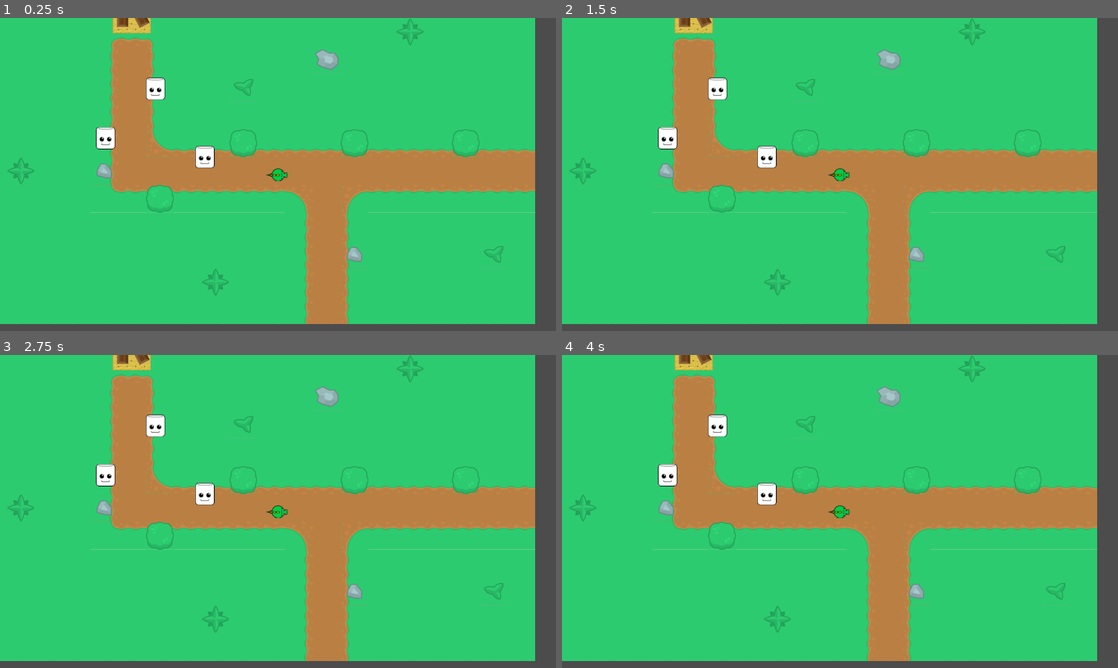
Above: before the commit, frames 1-4 (two rows, left to right).
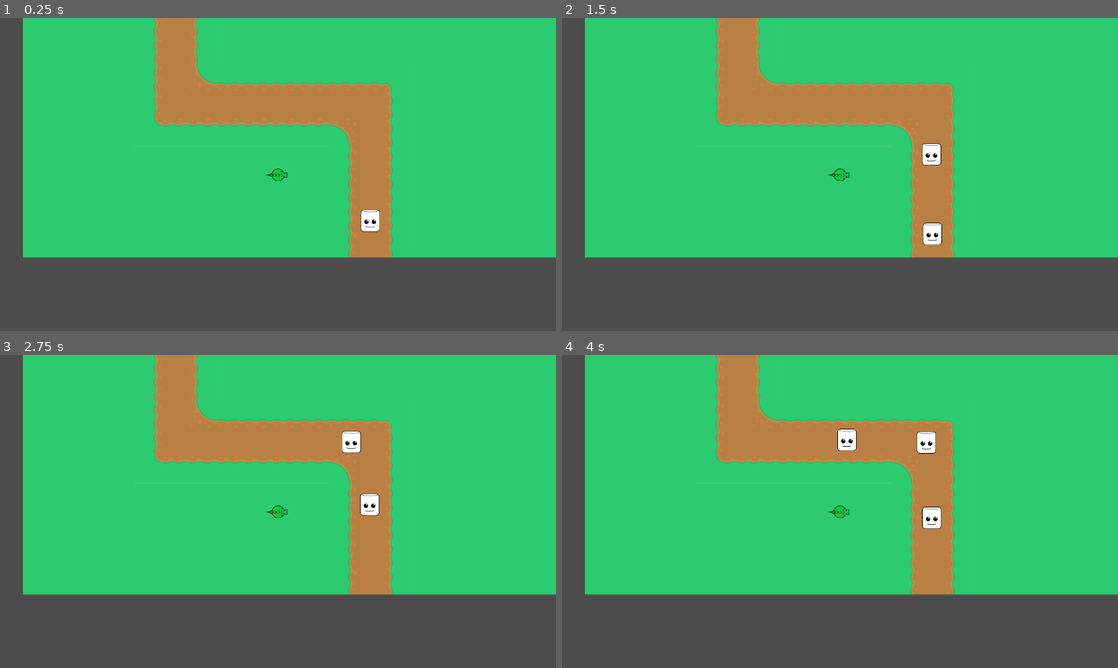
Above: after the commit, the same moments.

Repository: vazquezj/C220_Smores
Game: Godot game, scene res://Main.tscn
The game is run twice, just before and just after one commit, with the same random seed, the same clock (stepped at 60 frames per second) and the same inputs.
Inputs:
- Up to frame 1 (0.25 s): no input
- Up to frame 2 (1.5 s): hold D (player_right) 0.53-1.28 s; hold Space (flame) 0.53-1.28 s; hold S (player_down) from 1.28 s (still down); tap Space (flame) at 1.35 s
- Up to frame 3 (2.75 s): release S (player_down) at 2.03 s; hold D (player_right) from 2.03 s (still down); hold Space (flame) from 2.03 s (still down)
- Up to frame 4 (4 s): release D (player_right) at 2.78 s; release Space (flame) at 2.78 s; hold W (player_up) 2.78-3.53 s; tap Space (flame) at 2.85 s; hold A (player_left) from 3.53 s (still down); hold Space (flame) from 3.53 s (still down)

The runs differ from the first frame. In frame 1, 51% of the frame differs, in the area x 0-100%, y 0-98%; in frame 2, 51%; in frame 3, 51%; in frame 4, 51%.
Error before the commit: Invalid set index 'rotation_deg' (on base: 'KinematicBody2D (Player.gd)') with value of type 'int'. (res://Player.gd:17)
Error after the commit: Invalid set index 'rotation_deg' (on base: 'KinematicBody2D (Player.gd)') with value of type 'int'. (res://Player.gd:12)

Commit message:
10-29-17 Milestone 2

Diff:
--- a/Main.tscn
+++ b/Main.tscn
@@ -1,39 +1,59 @@
-[gd_scene load_steps=10 format=2]
+[gd_scene load_steps=16 format=2]
 
 [ext_resource path="res://graphics/environment_tiles.tres" type="TileSet" id=1]
 [ext_resource path="res://Player.gd" type="Script" id=2]
 [ext_resource path="res://graphics/dragon.png" type="Texture" id=3]
 [ext_resource path="res://graphics/flame.png" type="Texture" id=4]
 [ext_resource path="res://Graphics/grahamChoc.png" type="Texture" id=5]
-[ext_resource path="res://Marshmallow.tscn" type="PackedScene" id=6]
+[ext_resource path="res://Marshmellow.gd" type="Script" id=6]
+[ext_resource path="res://Graphics/marshmallowSkin.png" type="Texture" id=7]
+[ext_resource path="res://Graphics/marshmallowFaces.png" type="Texture" id=8]
+[ext_resource path="res://Spawn.gd" type="Script" id=9]
 
 [sub_resource type="CircleShape2D" id=1]
 
 custom_solver_bias = 0.0
 radius = 14.9518
 
-[sub_resource type="Animation" id=2]
-
-resource_name = "flame"
-length = 0.5
-loop = true
-step = 0.05
+[sub_resource type="RectangleShape2D" id=3]
+
+custom_solver_bias = 0.0
+extents = Vector2( 10, 10 )
+
+[sub_resource type="RectangleShape2D" id=7]
+
+custom_solver_bias = 0.0
+extents = Vector2( 10, 10 )
+
+[sub_resource type="Curve2D" id=8]
+
+bake_interval = 5.0
+_data = {
+"points": PoolVector2Array( 0, 0, 0, 0, 799.59, 713.561, 0, 0, 0, 0, 796.24, 418.281, 0, 0, 0, 0, 355.478, 404.678, 0, 0, 0, 0, 350.037, 153.009 )
+}
+
+[sub_resource type="RectangleShape2D" id=9]
+
+custom_solver_bias = 0.0
+extents = Vector2( 10, 10 )
+
+[sub_resource type="Animation" id=10]
+
+resource_name = "MarshmallowPathFollowAnim"
+length = 8.0
+loop = false
+step = 0.1
 tracks/0/type = "value"
-tracks/0/path = NodePath("Flame/FlameSprite:frame")
+tracks/0/path = NodePath(".:unit_offset")
 tracks/0/interp = 1
 tracks/0/loop_wrap = true
 tracks/0/imported = false
 tracks/0/keys = {
-"times": PoolRealArray( 0, 0.25, 0.5 ),
-"transitions": PoolRealArray( 1, 1, 1 ),
-"update": 1,
-"values": [ 0, 1, 0 ]
-}
-
-[sub_resource type="RectangleShape2D" id=4]
-
-custom_solver_bias = 0.0
-extents = Vector2( 10, 10 )
+"times": PoolRealArray( 0, 8 ),
+"transitions": PoolRealArray( 1, 1 ),
+"update": 0,
+"values": [ 0.0, 0.99 ]
+}
 
 [node name="Main" type="Node"]
 
@@ -53,7 +73,7 @@
 collision_layer = 1
 collision_mask = 1
 occluder_light_mask = 1
-tile_data = PoolIntArray( 0, 119, 1, 119, 2, 119, 3, 119, 4, …(1276 unchanged characters)… 90, 37, 327691, 37, 327692, 37, 327693, 37, 327694, 37, 327695, 37, 327696, 37, 327697, 37, 327698, 37, 327699, 37, 393216, 119, 393217, 119, 393218, 119, 393219, 119, 393220, 13, 393221, 127, 393222, 127, 393223, 127, 393224, 127, 393225, 127, 393226, 127, 393227, 127, 393228, 127, 393229, 127, 393230, 127, 393231, 127, 393232, 127, 393233, 127, 393234, 127, 393235, 127, 458752, 119, 458753, 119, 458754, 119, 458755, 119, 458756, 25, 458757, 53, 458758, 53, 458759, 53, 458760, 53, 458761, 53, 458762, 53, 458763, 177, 458764, 127, 458765, 176, 458766, 53, 458767, 53, 458768, 53, 458769, 53, 458770, 53, 458771, 53, 524288, 119, 524289, 119, 524290, 119, …(994 unchanged characters)…
+tile_data = PoolIntArray( 0, 119, 1, 119, 2, 119, 3, 119, 4, …(1276 unchanged characters)… 90, 37, 327691, 37, 327692, 37, 327693, 65, 327694, 119, 327695, 119, 327696, 119, 327697, 119, 327698, 119, 327699, 119, 393216, 119, 393217, 119, 393218, 119, 393219, 119, 393220, 13, 393221, 127, 393222, 127, 393223, 127, 393224, 127, 393225, 127, 393226, 127, 393227, 127, 393228, 127, 393229, 79, 393230, 119, 393231, 119, 393232, 119, 393233, 119, 393234, 119, 393235, 119, 458752, 119, 458753, 119, 458754, 119, 458755, 119, 458756, 25, 458757, 53, 458758, 53, 458759, 53, 458760, 53, 458761, 53, 458762, 53, 458763, 177, 458764, 127, 458765, 79, 458766, 119, 458767, 119, 458768, 119, 458769, 119, 458770, 119, 458771, 119, 524288, 119, 524289, 119, 524290, 119, …(994 unchanged characters)…
 _sections_unfolded = [ "Cell" ]
 __meta__ = {
 "_edit_lock_": true
@@ -61,6 +81,7 @@
 
 [node name="set_decoration" type="TileMap" parent="."]
 
+position = Vector2( -88, 0 )
 mode = 0
 tile_set = ExtResource( 1 )
 cell_size = Vector2( 64, 64 )
@@ -75,12 +96,11 @@
 collision_layer = 1
 collision_mask = 1
 occluder_light_mask = 1
-tile_data = PoolIntArray( 65551, 132, 131084, 134, 196617, 130, 327689, 128, 327693, 128, 327697, 128, 393217, 132, 393220, 133, 458758, 128, 589837, 133, 589842, 130, 655368, 132 )
+tile_data = PoolIntArray(  )
 
 [node name="Player" type="KinematicBody2D" parent="."]
 
-editor/display_folded = true
-position = Vector2( 687.715, 424.39 )
+position = Vector2( 587.148, 577.394 )
 input_pickable = false
 collision_layer = 1
 collision_mask = 1
@@ -100,18 +120,6 @@
 visible = false
 shape = SubResource( 1 )
 _sections_unfolded = [ "Transform" ]
-
-[node name="AnimationPlayer" type="AnimationPlayer" parent="Player"]
-
-playback_process_mode = 1
-playback_default_blend_time = 0.0
-root_node = NodePath("..")
-anims/flame = SubResource( 2 )
-playback/active = true
-playback/speed = 1.0
-blend_times = [  ]
-autoplay = "flame"
-_sections_unfolded = [ "Playback", "playback" ]
 
 [node name="Camera2D" type="Camera2D" parent="Player"]
 
@@ -162,19 +170,117 @@
 visible = false
 position = Vector2( 1.93248, 3.68254 )
 scale = Vector2( 3.10229, 1.47359 )
-shape = SubResource( 4 )
-
-[node name="grahamChoc" type="Sprite" parent="."]
-
-position = Vector2( 350.823, 55.2754 )
+shape = SubResource( 3 )
+
+[node name="GrahamCracker" type="Area2D" parent="."]
+
+editor/display_folded = true
+position = Vector2( 352.014, 55.7142 )
+input_pickable = true
+gravity_vec = Vector2( 0, 1 )
+gravity = 98.0
+linear_damp = 0.1
+angular_damp = 1.0
+audio_bus_override = false
+audio_bus_name = "Master"
+_sections_unfolded = [ "Transform" ]
+__meta__ = {
+"_edit_group_": true
+}
+
+[node name="GrahamCrackerSprite" type="Sprite" parent="GrahamCracker"]
+
 texture = ExtResource( 5 )
-
-[node name="Marshmallow" parent="grahamChoc" instance=ExtResource( 6 )]
-
-position = Vector2( -60.046, 285.362 )
-
-[node name="Marshmallow" parent="grahamChoc/Marshmallow" instance=ExtResource( 6 )]
-
-position = Vector2( 114.777, -113.263 )
-
-[node name="Marshmallow" parent="." instance=ExtResource( 6 )]
+_sections_unfolded = [ "Transform" ]
+
+[node name="CollisionShape2D" type="CollisionShape2D" parent="GrahamCracker"]
+
+visible = false
+position = Vector2( 0, 70.7041 )
+scale = Vector2( 4.00693, 2.65207 )
+shape = SubResource( 7 )
+_sections_unfolded = [ "Transform" ]
+
+[node name="MarshmallowPath" type="Path2D" parent="."]
+
+editor/display_folded = true
+curve = SubResource( 8 )
+
+[node name="MarshmallowPathFollow" type="PathFollow2D" parent="MarshmallowPath"]
+
+position = Vector2( 799.59, 713.561 )
+rotation = 3.14159
+offset = 0.0
+h_offset = 0.0
+v_offset = 0.0
+rotate = false
+cubic_interp = true
+loop = true
+lookahead = 4.0
+
+[node name="Marshmallow" type="Area2D" parent="MarshmallowPath/MarshmallowPathFollow"]
+
+position = Vector2( -0.25531, -0.589355 )
+rotation = 3.14159
+input_pickable = true
+gravity_vec = Vector2( 0, 1 )
+gravity = 98.0
+linear_damp = 0.1
+angular_damp = 1.0
+audio_bus_override = false
+audio_bus_name = "Master"
+script = ExtResource( 6 )
+_sections_unfolded = [ "Transform" ]
+__meta__ = {
+"_edit_group_": true
+}
+
+[node name="MarshmallowSprite" type="Sprite" parent="MarshmallowPath/MarshmallowPathFollow/Marshmallow"]
+
+texture = ExtResource( 7 )
+_sections_unfolded = [ "Animation", "Transform" ]
+
+[node name="MarshmallowFaces" type="Sprite" parent="MarshmallowPath/MarshmallowPathFollow/Marshmallow"]
+
+texture = ExtResource( 8 )
+hframes = 2
+_sections_unfolded = [ "Animation", "Transform", "Z" ]
+
+[node name="CollisionShape2D" type="CollisionShape2D" parent="MarshmallowPath/MarshmallowPathFollow/Marshmallow"]
+
+visible = false
+position = Vector2( -0.239744, 0.0162128 )
+scale = Vector2( 2.11337, 2.44358 )
+shape = SubResource( 9 )
+
+[node name="AnimationPlayer" type="AnimationPlayer" parent="MarshmallowPath/MarshmallowPathFollow"]
+
+playback_process_mode = 1
+playback_default_blend_time = 0.0
+root_node = NodePath("..")
+anims/MarshmallowPathFollowAnim = SubResource( 10 )
+playback/active = true
+playback/speed = 1.0
+blend_times = [  ]
+autoplay = "MarshmallowPathFollowAnim"
+
+[node name="Spawn" type="Position2D" parent="."]
+
+script = ExtResource( 9 )
+
+[node name="Timer" type="Timer" parent="."]
+
+process_mode = 1
+wait_time = 1.5
+one_shot = false
+autostart = true
+
+[connection signal="area_entered" from="Player/Flame" to="MarshmallowPath/MarshmallowPathFollow/Marshmallow" method="_on_Flame_area_entered"]
+
+[connection signal="area_entered" from="GrahamCracker" to="MarshmallowPath/MarshmallowPathFollow/Marshmallow" method="_on_GrahamCracker_area_entered"]
+
+[connection signal="area_entered" from="MarshmallowPath/MarshmallowPathFollow/Marshmallow" to="MarshmallowPath/MarshmallowPathFollow/Marshmallow" method="_on_Marshmellow_area_entered"]
+
+[connection signal="animation_finished" from="MarshmallowPath/MarshmallowPathFollow/AnimationPlayer" to="MarshmallowPath/MarshmallowPathFollow/Marshmallow" method="_on_AnimationPlayer_animation_finished"]
+
+[connection signal="timeout" from="Timer" to="Spawn" method="_on_Timer_timeout"]
--- a/Marshmallow.tscn
+++ b/Marshmallow.tscn
@@ -1,35 +1,59 @@
-[gd_scene load_steps=6 format=2]
+[gd_scene load_steps=7 format=2]
 
 [ext_resource path="res://Marshmellow.gd" type="Script" id=1]
 [ext_resource path="res://Graphics/marshmallowSkin.png" type="Texture" id=2]
 [ext_resource path="res://Graphics/marshmallowFaces.png" type="Texture" id=3]
 
-[sub_resource type="Animation" id=3]
+[sub_resource type="Curve2D" id=8]
 
-resource_name = "MarshmellowFaces"
-length = 1.0
+bake_interval = 5.0
+_data = {
+"points": PoolVector2Array( 0, 0, 0, 0, 799.59, 713.561, 0, 0, 0, 0, 796.24, 418.281, 0, 0, 0, 0, 355.478, 404.678, 0, 0, 0, 0, 350.037, 153.009 )
+}
+
+[sub_resource type="RectangleShape2D" id=9]
+
+custom_solver_bias = 0.0
+extents = Vector2( 10, 10 )
+
+[sub_resource type="Animation" id=10]
+
+resource_name = "MarshmallowPathFollowAnim"
+length = 8.0
 loop = false
 step = 0.1
 tracks/0/type = "value"
-tracks/0/path = NodePath("MarshmallowFaces:frame")
+tracks/0/path = NodePath(".:unit_offset")
 tracks/0/interp = 1
 tracks/0/loop_wrap = true
 tracks/0/imported = false
 tracks/0/keys = {
-"times": PoolRealArray( 0, 0.5 ),
+"times": PoolRealArray( 0, 8 ),
 "transitions": PoolRealArray( 1, 1 ),
-"update": 1,
-"values": [ 0, 1 ]
+"update": 0,
+"values": [ 0.0, 0.99 ]
 }
 
-[sub_resource type="RectangleShape2D" id=5]
+[node name="MarshmallowPath" type="Path2D"]
 
-custom_solver_bias = 0.0
-extents = Vector2( 10, 10 )
+curve = SubResource( 8 )
 
-[node name="Marshmallow" type="Area2D"]
+[node name="MarshmallowPathFollow" type="PathFollow2D" parent="."]
 
-position = Vector2( 519.333, 384.282 )
+position = Vector2( 799.59, 713.561 )
+rotation = 3.14159
+offset = 0.0
+h_offset = 0.0
+v_offset = 0.0
+rotate = false
+cubic_interp = true
+loop = true
+lookahead = 4.0
+
+[node name="Marshmallow" type="Area2D" parent="MarshmallowPathFollow"]
+
+position = Vector2( -0.25531, -0.589355 )
+rotation = 3.14159
 input_pickable = true
 gravity_vec = Vector2( 0, 1 )
 gravity = 98.0
@@ -38,37 +62,40 @@
 audio_bus_override = false
 audio_bus_name = "Master"
 script = ExtResource( 1 )
+_sections_unfolded = [ "Transform" ]
 __meta__ = {
 "_edit_group_": true
 }
 
-[node name="MarshmallowSprite" type="Sprite" parent="."]
+[node name="MarshmallowSprite" type="Sprite" parent="MarshmallowPathFollow/Marshmallow"]
 
 texture = ExtResource( 2 )
 _sections_unfolded = [ "Animation", "Transform" ]
 
-[node name="MarshmallowFaces" type="Sprite" parent="."]
+[node name="MarshmallowFaces" type="Sprite" parent="MarshmallowPathFollow/Marshmallow"]
 
 texture = ExtResource( 3 )
 hframes = 2
 _sections_unfolded = [ "Animation", "Transform", "Z" ]
 
-[node name="AnimationPlayer" type="AnimationPlayer" parent="."]
+[node name="CollisionShape2D" type="CollisionShape2D" parent="MarshmallowPathFollow/Marshmallow"]
+
+visible = false
+position = Vector2( -0.239744, 0.0162128 )
+scale = Vector2( 2.11337, 2.44358 )
+shape = SubResource( 9 )
+
+[node name="AnimationPlayer" type="AnimationPlayer" parent="MarshmallowPathFollow"]
 
 playback_process_mode = 1
 playback_default_blend_time = 0.0
 root_node = NodePath("..")
-anims/MarshmellowFaces = SubResource( 3 )
+anims/MarshmallowPathFollowAnim = SubResource( 10 )
 playback/active = true
 playback/speed = 1.0
 blend_times = [  ]
-autoplay = ""
+autoplay = "MarshmallowPathFollowAnim"
 
-[node name="CollisionShape2D" type="CollisionShape2D" parent="."]
+[connection signal="area_entered" from="MarshmallowPathFollow/Marshmallow" to="MarshmallowPathFollow/Marshmallow" method="_on_Marshmellow_area_entered"]
 
-visible = false
-position = Vector2( -0.239744, 0.0162128 )
-scale = Vector2( 2.11337, 2.44358 )
-shape = SubResource( 5 )
-
-[connection signal="area_entered" from="." to="." method="_on_Marshmellow_area_entered"]
+[connection signal="animation_finished" from="MarshmallowPathFollow/AnimationPlayer" to="MarshmallowPathFollow/Marshmallow" method="_on_AnimationPlayer_animation_finished"]
--- a/Marshmellow.gd
+++ b/Marshmellow.gd
@@ -1,5 +1,7 @@
 extends Area2D
 
-func _on_Marshmellow_area_entered( area ):
-	print("Burning!")
-	get_node("AnimationPlayer").play("MarshmellowFaces")
+func _on_GrahamCracker_area_entered( area ):
+	self.position.y = 110
+
+func _on_Flame_area_entered( area ):
+	$MarshmallowFaces.frame = 1
--- a/Player.gd
+++ b/Player.gd
@@ -1,13 +1,8 @@
 extends KinematicBody2D
 
-# class member variables go here, for example:
-# var a = 2
-# var b = "textvar"
+func _ready():
+	pass
 
-func _ready():
-	# Called every time the node is added to the scene.
-	# Initialization here
-	pass
 func _process(delta):
 	var direction = Vector2(0, 0)
 
--- /dev/null
+++ b/Spawn.gd
@@ -0,0 +1,13 @@
+extends Position2D
+
+var marshmallowsLeft = 2
+var spawn = true
+
+func _on_Timer_timeout():
+	if spawn == true:
+		var newMarshmallow = load("res://Marshmallow.tscn").instance()
+		$"..".add_child(newMarshmallow)
+		newMarshmallow.position = self.position
+		marshmallowsLeft -= 1
+	if marshmallowsLeft == 0:
+		spawn = false
